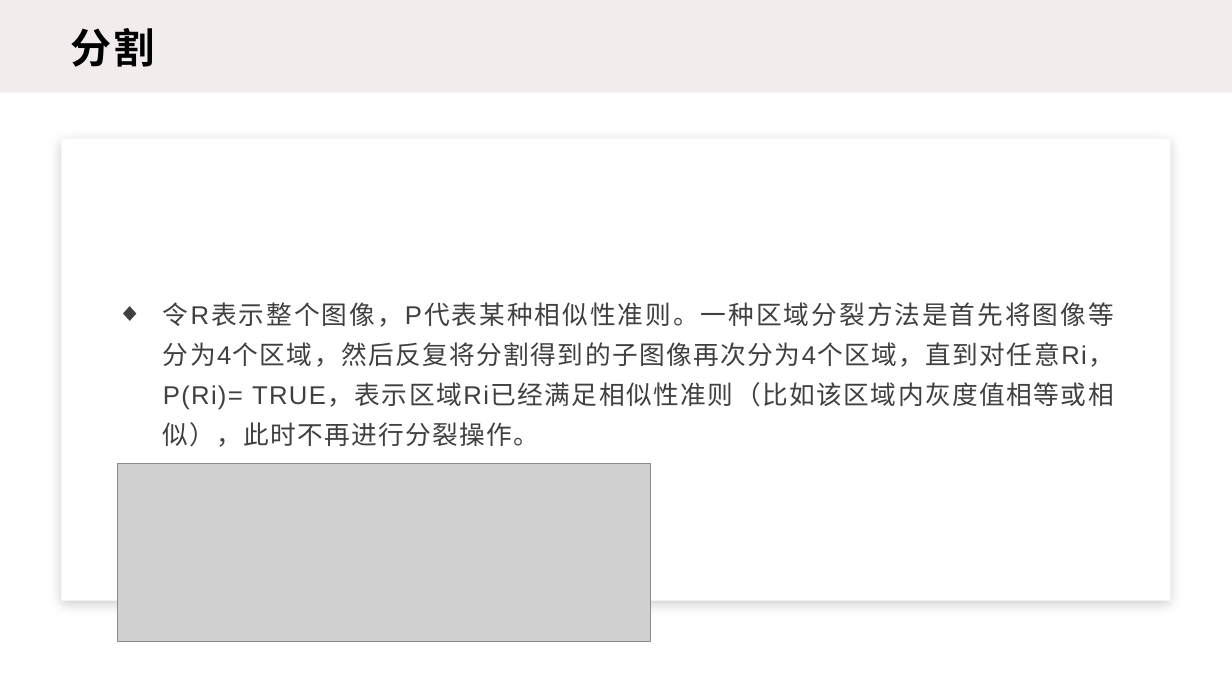
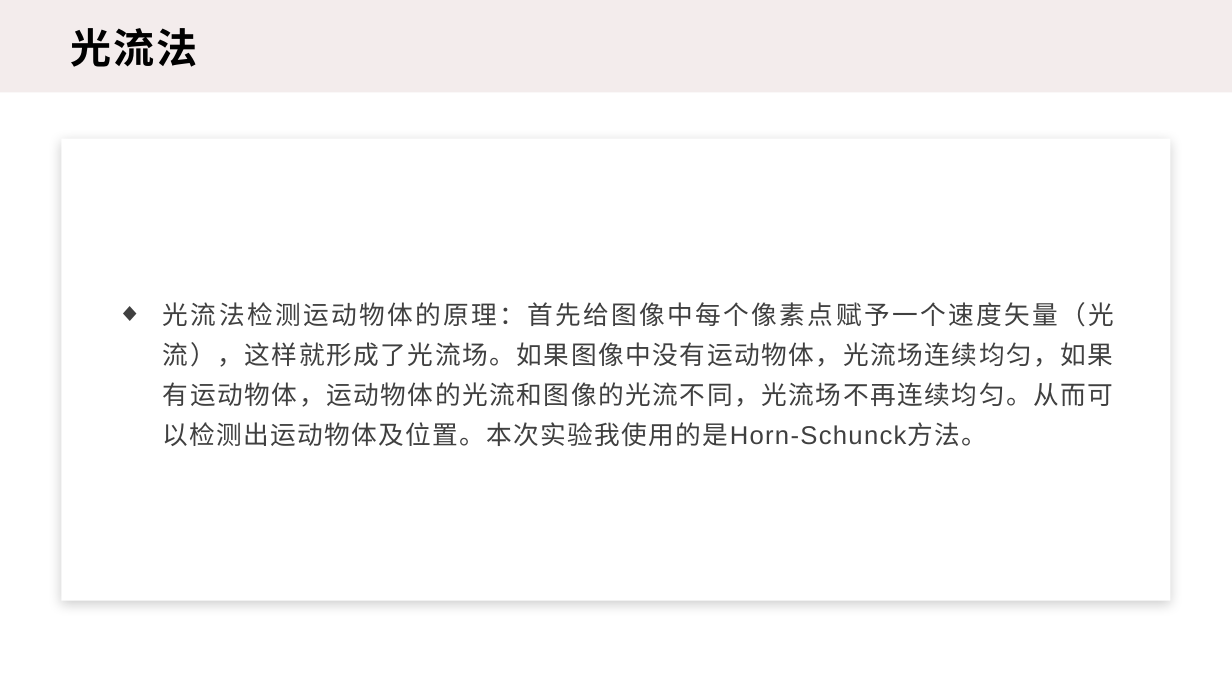
Before and after one commit to Jacky-007/master, a slide deck: slide 18 of 10185102144-董辰尧-09/10185102144-董辰尧-ppt.pptx (slide 17 before the commit). Drawn at 1232x693 pixels with LibreOffice and Linux fonts; fonts in the diff are those of the drawing; grey boxes stand for pictures. Boxes give left, top, right and bottom in pixels: in the first picture for what was removed or moved away, otherwise in the second. Text is boxed around its words. In the diff, an @@ line names an element or a change of style, - is before the commit and + after.

```diff
--- a/10185102144-董辰尧-09/10185102144-董辰尧-ppt.pptx
+++ b/10185102144-董辰尧-09/10185102144-董辰尧-ppt.pptx
@@ text at bbox=[71, 28, 198, 67]: text changed @@
-分割
+光流法
@@ text at bbox=[163, 302, 1114, 446]: text changed @@
-◆ 令R表示整个图像，P代表某种相似性准则。一种区域分裂方法是首先将图像等分为4个区域，然后反复将分割得到的子图像再次分为4个区域，直到对任意Ri，P(Ri)= TRUE，表示区域Ri已经满足相似性准则（比如该区域内灰度值相等或相似），此时不再进行分裂操作。
+◆ 光流法检测运动物体的原理：首先给图像中每个像素点赋予一个速度矢量（光流），这样就形成了光流场。如果图像中没有运动物体，光流场连续均匀，如果有运动物体，运动物体的光流和图像的光流不同，光流场不再连续均匀。从而可以检测出运动物体及位置。本次实验我使用的是Horn-Schunck方法。
@@ picture removed at bbox=[117, 463, 651, 641] @@
```
Also in this commit, not shown: 2 other slides changed, 11 slides added, 2 slides removed.
